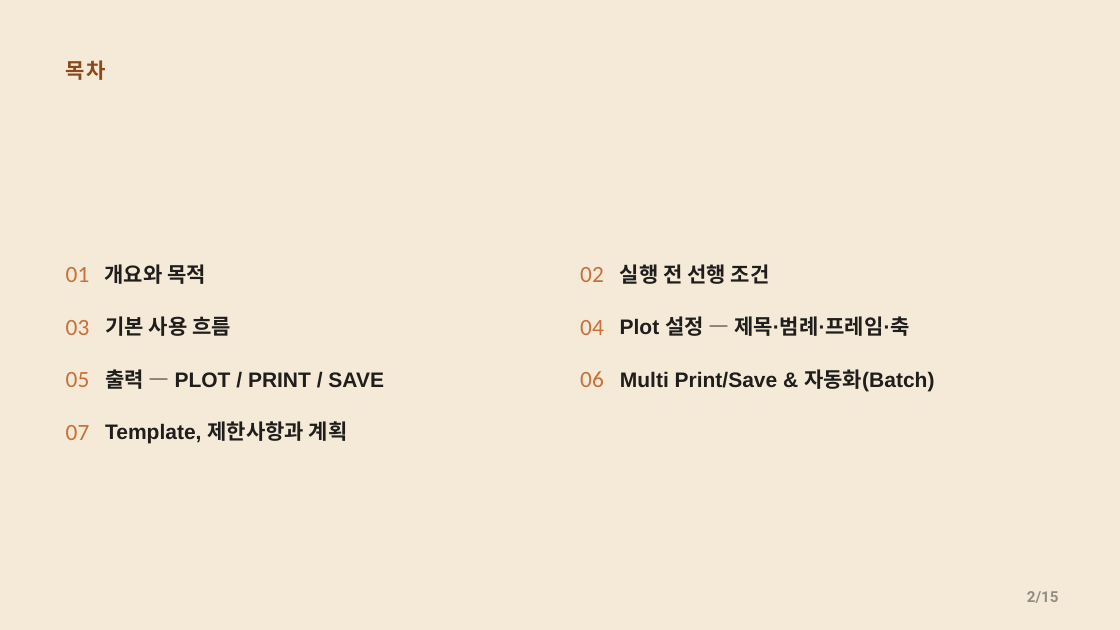
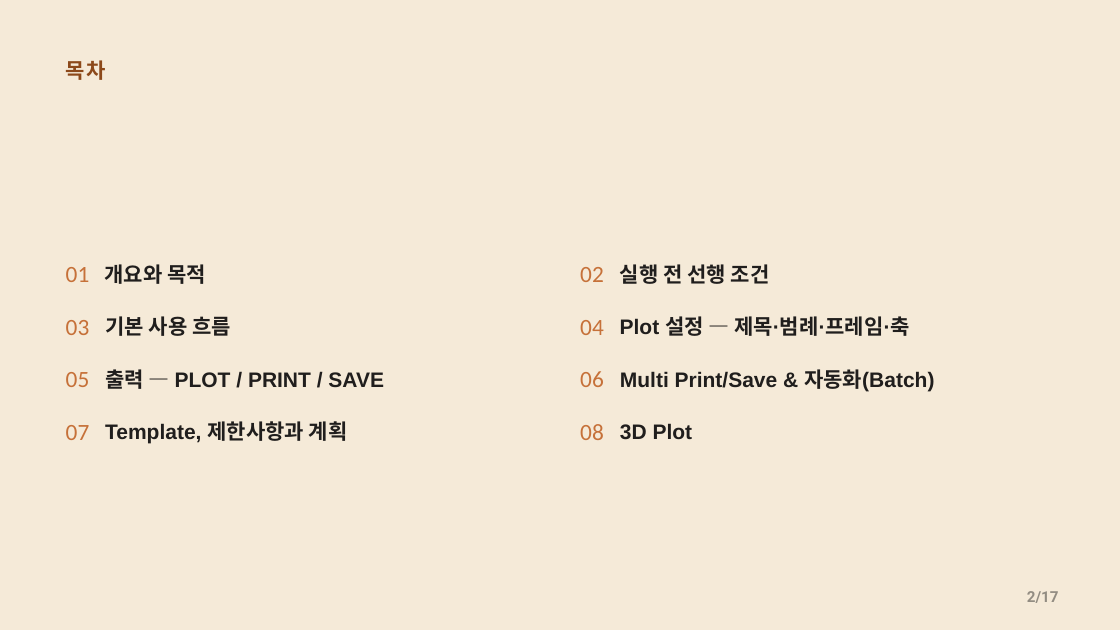
Before and after one commit to CWKIM113/CathPlot_Pub, a slide deck: slide 2 of CathPlot_Deck.pptx. Drawn at 1120x630 pixels with LibreOffice and Linux fonts; fonts in the diff are those of the drawing. Boxes give left, top, right and bottom in pixels: in the first picture for what was removed or moved away, otherwise in the second. Text is boxed around its words. In the diff, an @@ line names an element or a change of style, - is before the commit and + after.

```diff
--- a/CathPlot_Deck.pptx
+++ b/CathPlot_Deck.pptx
@@ text added at (580,424,604,440), 30 pt, text #C67139 @@
+08
@@ text added at (620,423,693,440), 27 pt, text #201E1D, bold @@
+3D Plot
@@ text at (1027,591,1059,603): text changed @@
-2/15
+2/17
```
Also in this commit, not shown: 14 other slides changed, 2 slides added, 1 other file.
